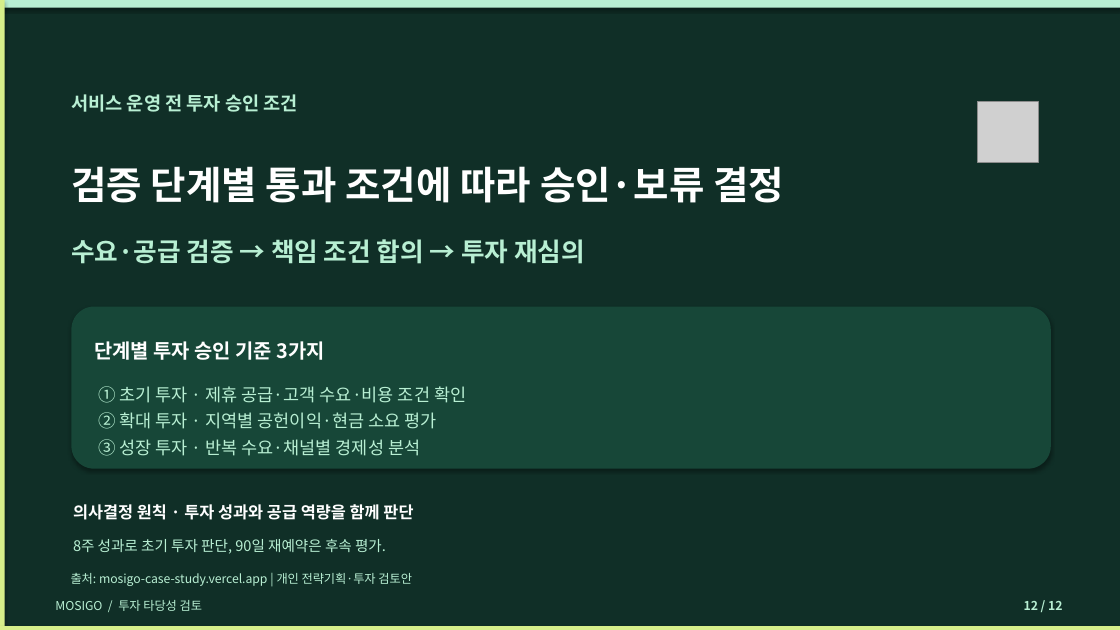
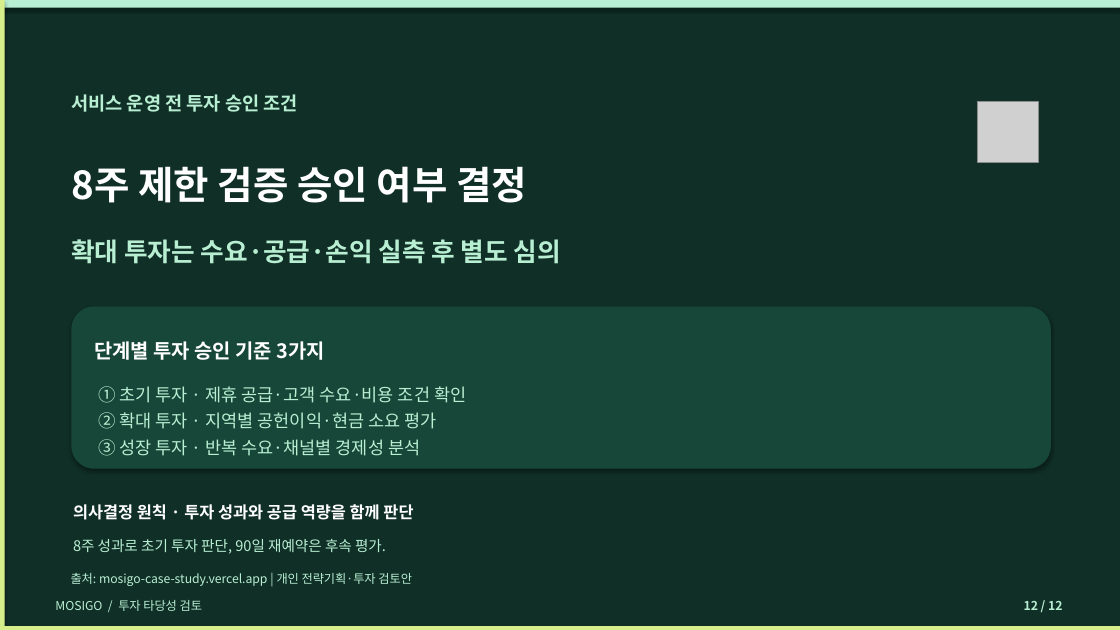
Before and after one commit to dohyunkimmm/mosigo-case-study, a slide deck: slide 12 of downloads/MOSIGO_IR_Investment_Review_12slides.pptx. Drawn at 1120x630 pixels with LibreOffice and Linux fonts; fonts in the diff are those of the drawing; grey boxes stand for pictures. Boxes give left, top, right and bottom in pixels: in the first picture for what was removed or moved away, otherwise in the second. Text is boxed around its words. In the diff, an @@ line names an element or a change of style, - is before the commit and + after.

```diff
--- a/downloads/MOSIGO_IR_Investment_Review_12slides.pptx
+++ b/downloads/MOSIGO_IR_Investment_Review_12slides.pptx
@@ text at [71,166,528,203]: text changed @@
-검증 단계별 통과 조건에 따라 승인·보류 결정
+8주 제한 검증 승인 여부 결정
@@ text at [71,239,561,264]: text changed @@
-수요·공급 검증 → 책임 조건 합의 → 투자 재심의
+확대 투자는 수요·공급·손익 실측 후 별도 심의
```
Also in this commit, not shown: 1 other slide changed, 29 other files.
